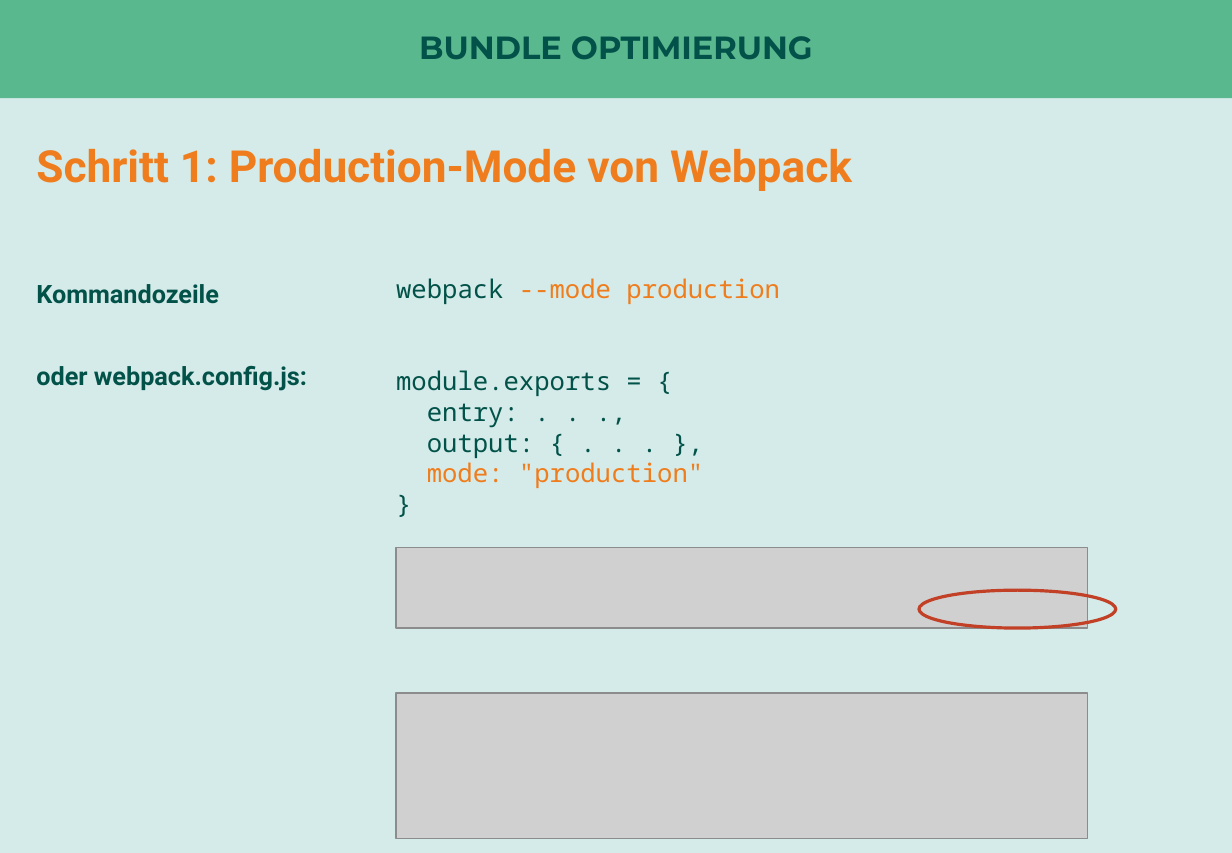
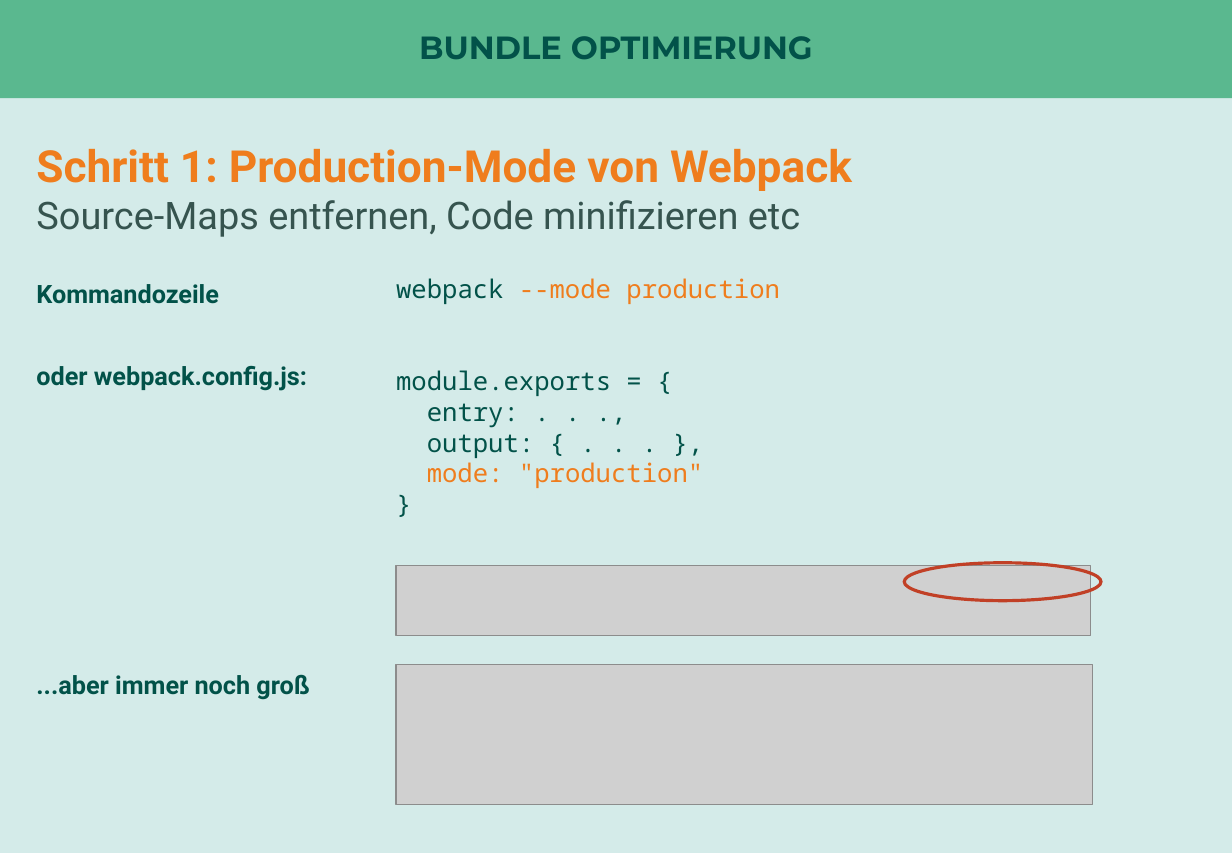
Before and after one commit to nilshartmann/react-talk, a slide deck: slide 41 of react-in-enterprise-anwendungen.pptx (slide 42 before the commit). Drawn at 1232x853 pixels with LibreOffice and Linux fonts; fonts in the diff are those of the drawing; grey boxes stand for pictures. Boxes give left, top, right and bottom in pixels: in the first picture for what was removed or moved away, otherwise in the second. Text is boxed around its words. In the diff, an @@ line names an element or a change of style, - is before the commit and + after.

```diff
--- a/react-in-enterprise-anwendungen.pptx
+++ b/react-in-enterprise-anwendungen.pptx
@@ text at [36,200,800,237]: paragraph added @@
+Source-Maps entfernen, Code minifizieren etc
@@ picture: place and size @@
-picture at [396,547,1088,628]
+picture at [396,565,1091,636]
@@ ellipse: place and size @@
-ellipse at [919,590,1116,628]
+ellipse at [904,563,1101,601]
@@ text added at [36,674,309,700], 16 pt, text #025249, bold @@
+...aber immer noch groß
@@ picture: place and size @@
-picture at [396,693,1088,838]
+picture at [396,664,1093,805]
```
Also in this commit, not shown: 9 other slides changed, 5 slides added, 8 slides removed, 1 other file.
